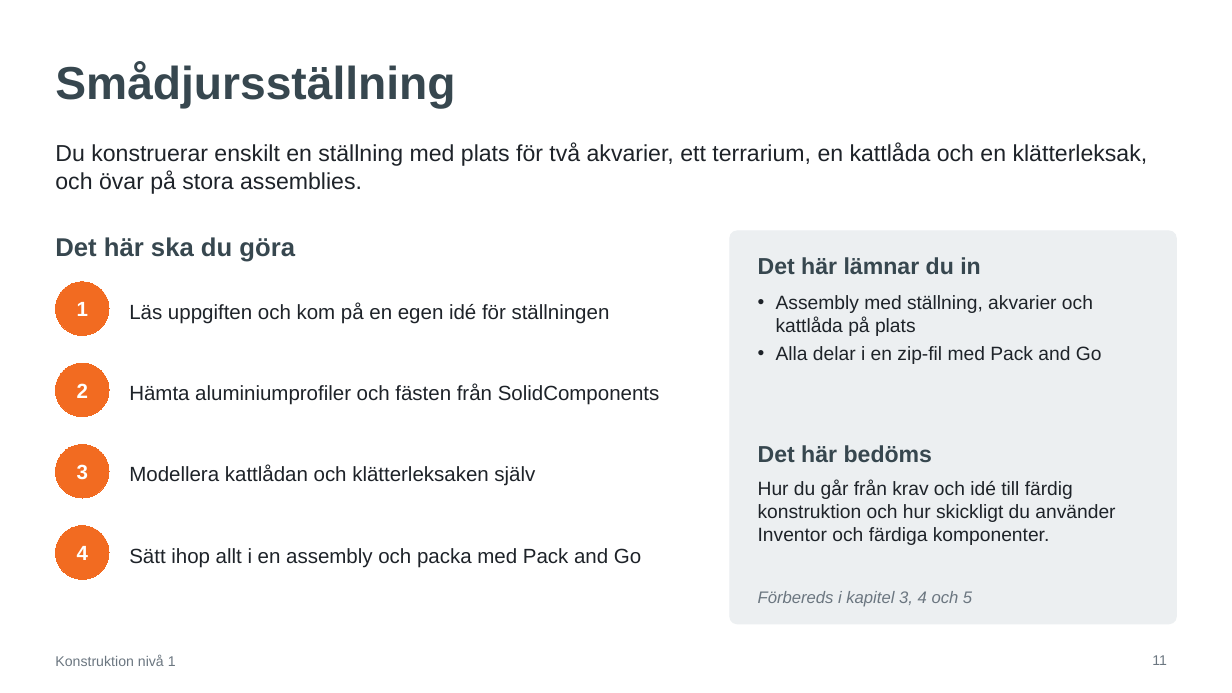
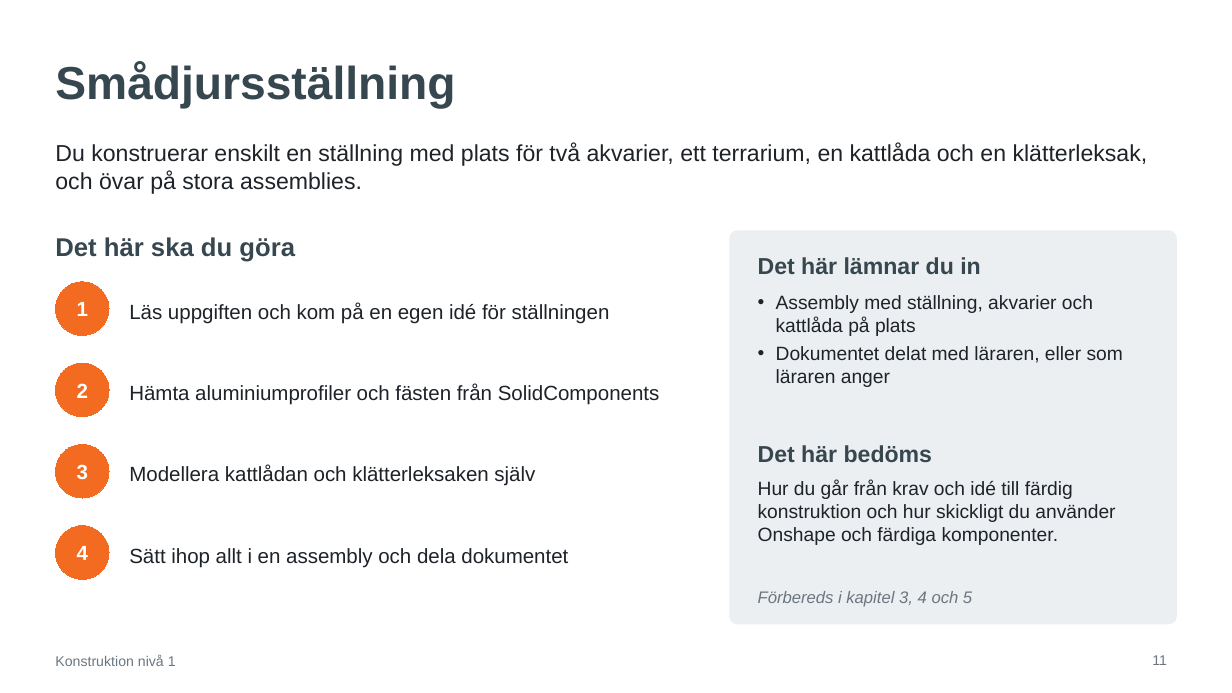
Before and after one commit to abbindustrigymnasium/Konstruktion1, a slide deck: slide 11 of Konstruktion 1 - Kurspresentation.pptx. Drawn at 1232x693 pixels with LibreOffice and Linux fonts; fonts in the diff are those of the drawing. Boxes give left, top, right and bottom in pixels: in the first picture for what was removed or moved away, otherwise in the second. Text is boxed around its words. In the diff, an @@ line names an element or a change of style, - is before the commit and + after.

```diff
--- a/Konstruktion 1 - Kurspresentation.pptx
+++ b/Konstruktion 1 - Kurspresentation.pptx
@@ text at <box>776,346,1123,387</box>: text changed @@
-• Alla delar i en zip-fil med Pack and Go
+• Dokumentet delat med läraren, eller som läraren anger
@@ text at <box>758,480,1115,545</box>: text changed @@
-Hur du går från krav och idé till färdig konstruktion och hur skickligt du använder Inventor och färdiga komponenter.
+Hur du går från krav och idé till färdig konstruktion och hur skickligt du använder Onshape och färdiga komponenter.
@@ text at <box>129,548,568,567</box>: text changed @@
-Sätt ihop allt i en assembly och packa med Pack and Go
+Sätt ihop allt i en assembly och dela dokumentet
```
Also in this commit, not shown: 5 other slides changed, 16 other files.
